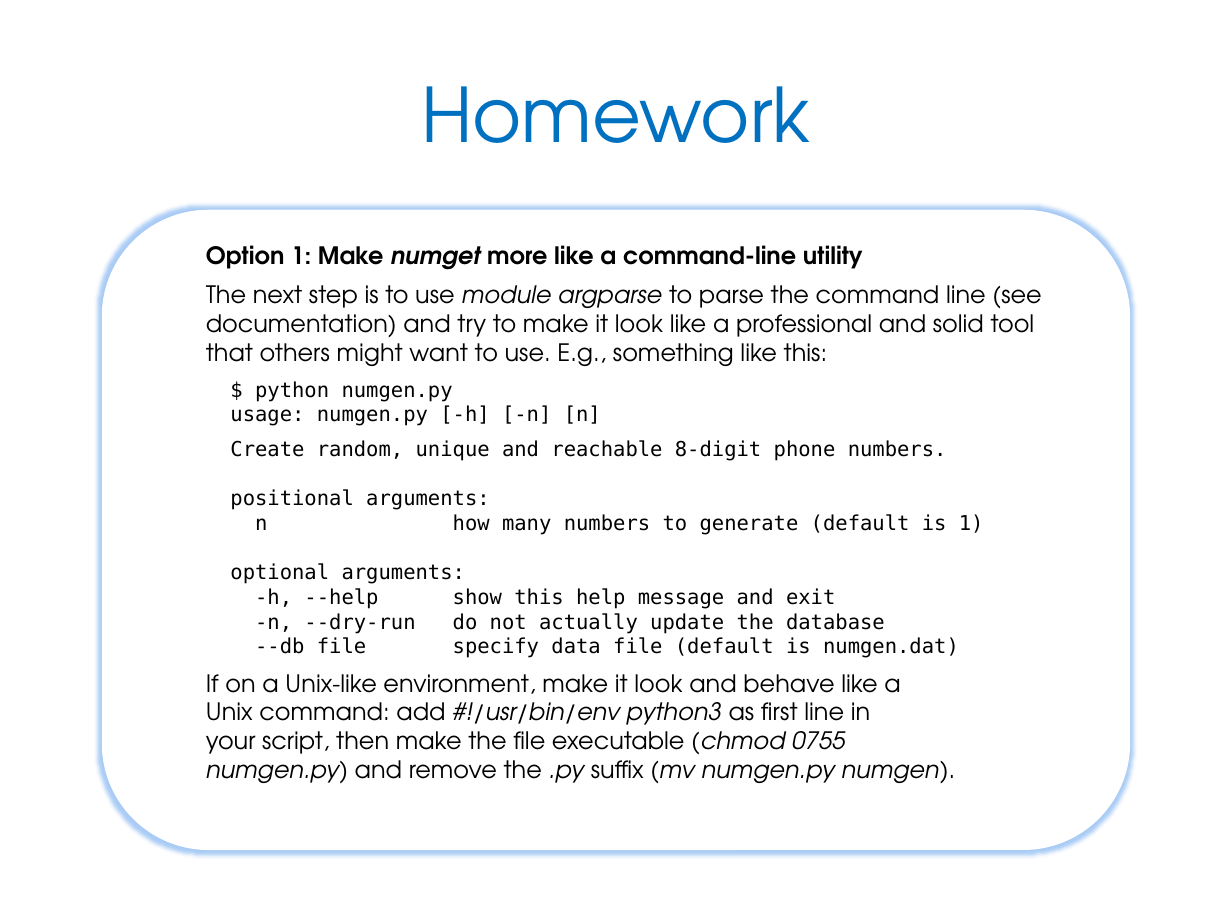
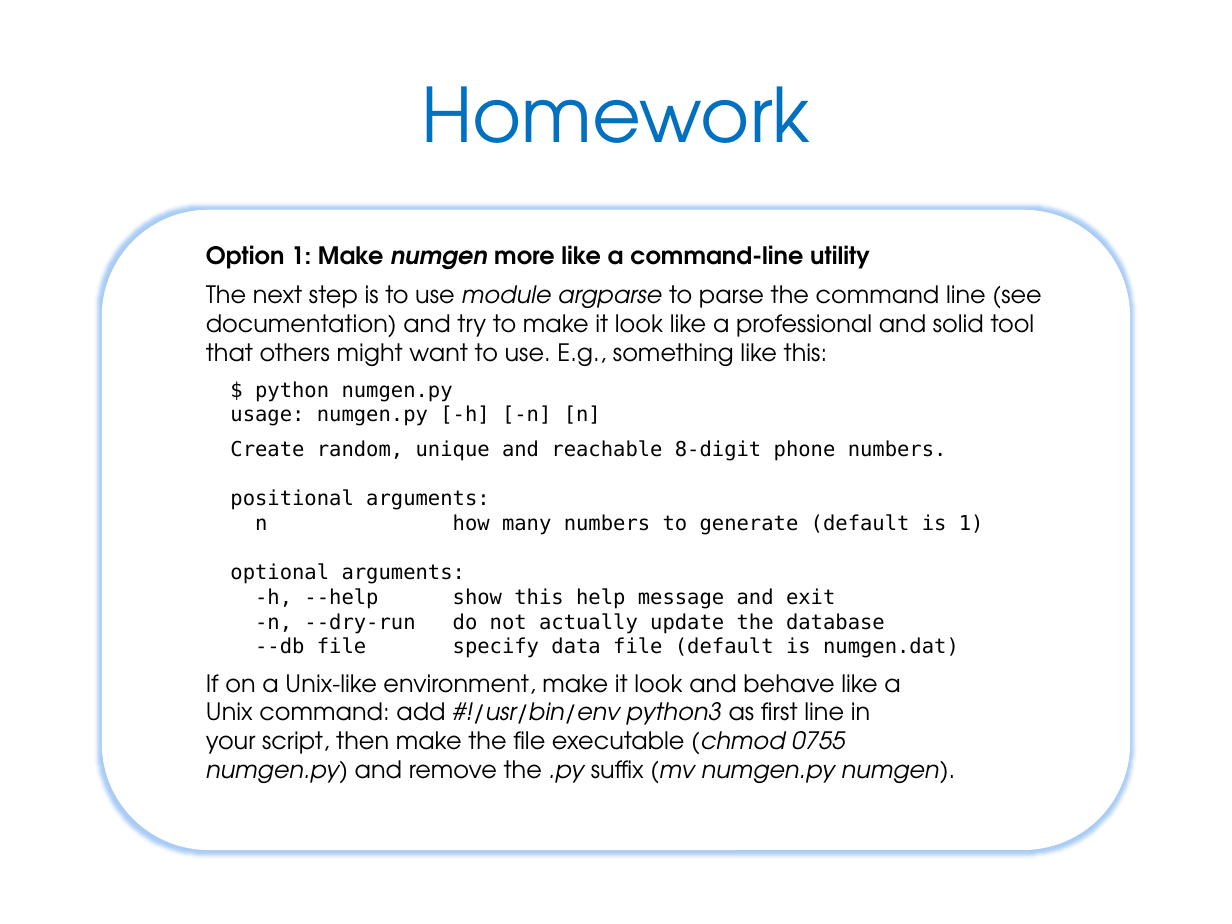
Before and after one commit to JonJagger/two-day-courses, a slide deck: slide 176 of pf/Python Foundation.pptx. Drawn at 1232x924 pixels with LibreOffice and Linux fonts; fonts in the diff are those of the drawing. Boxes give left, top, right and bottom in pixels: in the first picture for what was removed or moved away, otherwise in the second. Text is boxed around its words. In the diff, an @@ line names an element or a change of style, - is before the commit and + after.

Commit message:
Fix numget to numgen on p.176

```diff
--- a/pf/Python Foundation.pptx
+++ b/pf/Python Foundation.pptx
@@ text in rounded rectangle at (206,245,870,270): text changed @@
-Option 1: Make numget more like a command-line utility
+Option 1: Make numgen more like a command-line utility
```
